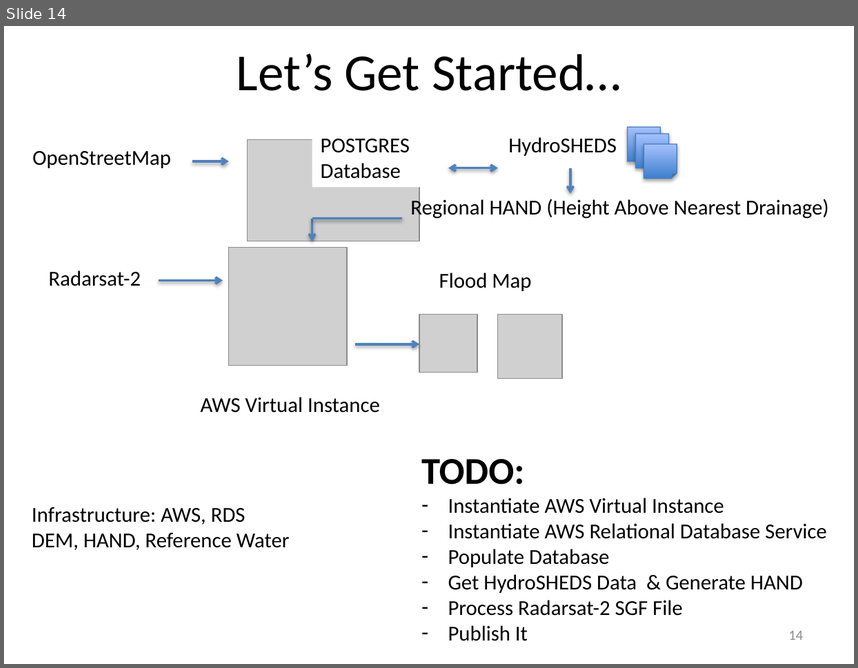
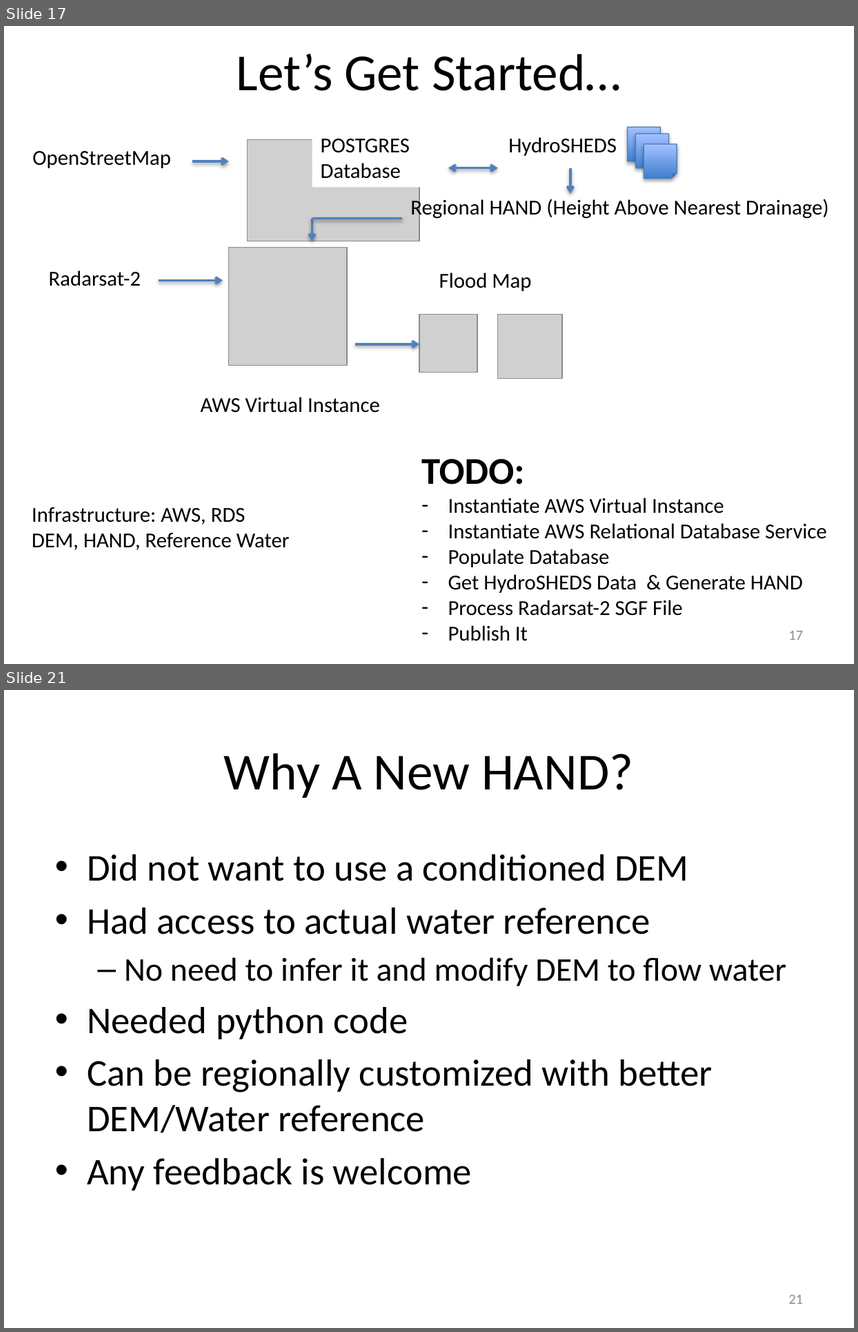
Before and after one commit to vightel/FloodMapsWorkshop, a slide deck: FloodMappingWorkshop.pptx. Shown one above the other, each under a label of ours: slide 14 before the commit, slides 17 and 21 after it; the slides between them are not shown. The pictures are 858x668 and 858x1332 pixels, drawn with LibreOffice and Linux fonts; fonts in the diff are those of the drawing; grey boxes stand for pictures. Boxes give left, top, right and bottom in pixels: in the first picture for what was removed or moved away, otherwise in the second. Text is boxed around its words. In the diff, an @@ line names an element or a change of style, - is before the commit and + after.

```diff
--- a/FloodMappingWorkshop.pptx
+++ b/FloodMappingWorkshop.pptx
@@ slide 21 added at (4,690,854,1328), background #FFFFFF @@
@@ title added at (224,753,633,798), 44 pt, text #000000 @@
+Why A New HAND?
@@ text added at (87,854,786,1190), 32 pt, text #000000 @@
+• Did not want to use a conditioned DEM
+• Had access to actual water reference
+  – No need to infer it and modify DEM to flow water
+• Needed python code
+• Can be regionally customized with better DEM/Water reference
+• Any feedback is welcome
@@ page number added at (789,1294,803,1303), 12 pt, text #8C8C8C @@
+21
@@ what was slide 14 is now slide 17 @@
@@ page number at (789,630,803,639): text changed @@
-14
+17
```
Also in this commit, not shown: 1 slide changed, 18 other slides added, 10 other files.
